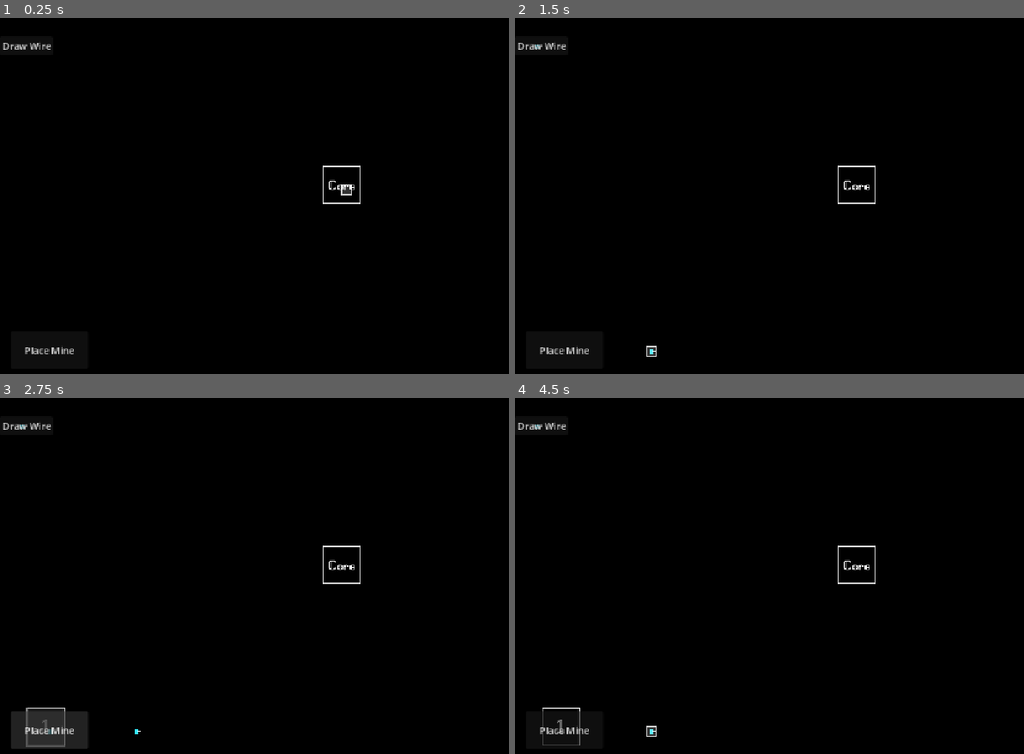
Above: before the commit, frames 1-4 (two rows, left to right).
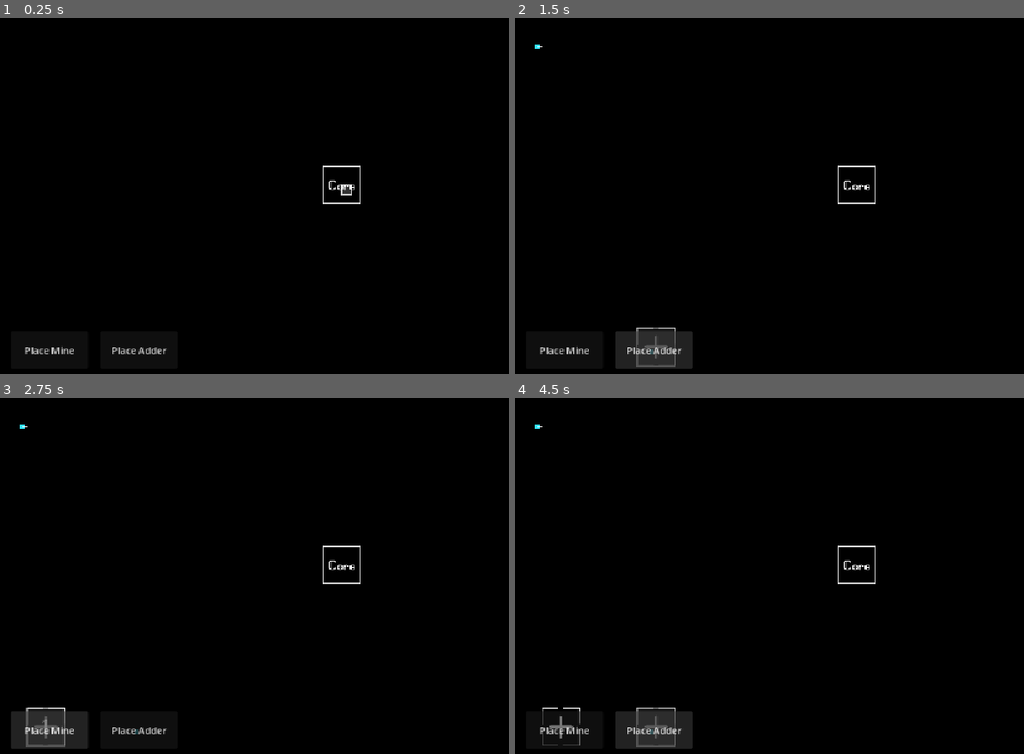
Above: after the commit, the same moments.

Repository: ast4rt3/math-matic
Game: Godot game, scene res://world.tscn
Same seed, same stepped clock (60 frames per second), same inputs: the game is played once before the commit and once after it.
Inputs (mouse positions are in pixels of both pictures, inside the frame that each line leads up to):
- Up to frame 1 (0.25 s): no input
- Up to frame 2 (1.5 s): click (540, 46) at 0.5 s, where only the run before the commit has a clickable "Draw Wire"; click (652, 349) at 1.25 s, where only the run after the commit has a clickable "Place Adder"
- Up to frame 3 (2.75 s): click "Place Mine" at 2 s
- Up to frame 4 (4.5 s): click "Place Mine" at 2.75 s; click (540, 426) at 3.5 s, where only the run before the commit has a clickable "Draw Wire"; click (652, 729) at 4.25 s, where only the run after the commit has a clickable "Place Adder"

The runs differ from the first frame. In frame 1, 0.3% of the frame differs, in the area x 0-33%, y 6-95%; in frame 2, 1.8%; in frame 3, 0.4%; in frame 4, 1.9%, in the area x 0-35%, y 6-99%.

Commit message:
Massive update added new building/factory THE ADDER

Diff:
--- /dev/null
+++ b/buildings/Adder.tscn
@@ -0,0 +1,20 @@
+[gd_scene format=3 uid="uid://c7w8w2x4f1b2c"]
+
+[ext_resource type="Texture2D" uid="uid://b6q3j7a4e8d9c" path="res://asset/adder.png" id="1_tex"]
+[ext_resource type="Script" uid="uid://d9f4f645831e9" path="res://buildings/adder.gd" id="2_scr"]
+
+[sub_resource type="RectangleShape2D" id="RectangleShape2D_add"]
+size = Vector2(64, 64)
+
+[node name="Adder" type="Node2D" unique_id=234234234]
+script = ExtResource("2_scr")
+
+[node name="Sprite" type="Sprite2D" parent="." unique_id=345345345]
+texture = ExtResource("1_tex")
+
+[node name="Clickarea" type="Area2D" parent="." unique_id=456456456]
+
+[node name="CollisionShape2D" type="CollisionShape2D" parent="Clickarea" unique_id=567567567]
+shape = SubResource("RectangleShape2D_add")
+
+[node name="OutputPort" type="Node2D" parent="." unique_id=678678678]
--- /dev/null
+++ b/buildings/adder.gd
@@ -0,0 +1,51 @@
+extends Node2D
+
+var input_queue: Array = []
+var output_value = null
+var output_ready: bool = false
+
+@onready var value_label = Label.new()
+
+func _ready():
+	value_label.text = ""
+	value_label.add_theme_font_size_override("font_size", 14)
+	value_label.horizontal_alignment = HORIZONTAL_ALIGNMENT_CENTER
+	value_label.vertical_alignment = VERTICAL_ALIGNMENT_CENTER
+	value_label.set_anchors_preset(Control.PRESET_FULL_RECT)
+	value_label.position = Vector2(-32, -32)
+	value_label.size = Vector2(64, 64)
+	value_label.z_index = 20
+	add_child(value_label)
+
+func receive(val: float):
+	input_queue.append(val)
+	_update_label()
+
+func _process(delta: float):
+	if not output_ready and input_queue.size() >= 2:
+		var a = input_queue.pop_front()
+		var b = input_queue.pop_front()
+		output_value = a + b
+		output_ready = true
+		_update_label()
+
+func can_receive() -> bool:
+	return input_queue.size() < 10
+
+func can_output() -> bool:
+	return output_ready
+
+func consume_output():
+	output_ready = false
+	output_value = null
+	_update_label()
+
+func _update_label():
+	if output_ready:
+		value_label.text = str(int(output_value)) if output_value == round(output_value) else str(output_value)
+	elif input_queue.size() == 1:
+		var v = input_queue[0]
+		var s = str(int(v)) if v == round(v) else str(v)
+		value_label.text = s + " + ?"
+	else:
+		value_label.text = ""
--- a/world.gd
+++ b/world.gd
@@ -3,7 +3,7 @@
 @onready var ground_layer: TileMapLayer = $GroundLayer
 @onready var core: Node2D = $Core
 
-enum State { IDLE, PLACING_MINE, DRAWING_WIRE, DELETING }
+enum State { IDLE, PLACING_MINE, PLACING_ADDER, DRAWING_WIRE, DELETING }
 var current_state: State = State.IDLE
 var tick_accumulator: float = 0.0
 var tick_rate: float = 0.4
@@ -18,6 +18,9 @@
 
 var mine_scene = preload("res://buildings/Mine.tscn")
 var mine_preview: Sprite2D = null
+
+var adder_scene = preload("res://buildings/Adder.tscn")
+var adder_preview: Sprite2D = null
 
 var preview_points: Array[Vector2i] = []
 var wire_renderer: Node2D
@@ -59,12 +62,8 @@
 		$UI.offset = Vector2.ZERO
 	if has_node("UI/MineButton"):
 		$UI/MineButton.pressed.connect(start_placing_mine)
-		var wire_btn = Button.new()
-		wire_btn.text = "Draw Wire"
-		wire_btn.name = "WireButton"
-		wire_btn.position = Vector2(0, $UI/MineButton.size.y + 10) if $UI/MineButton.size.y > 0 else Vector2(0, 40)
-		wire_btn.pressed.connect(start_drawing_wire)
-		$UI.add_child(wire_btn)
+	if has_node("UI/AdderButton"):
+		$UI/AdderButton.pressed.connect(start_placing_adder)
 
 	astar.region = Rect2i(-1600, -1600, 3200, 3200)
 	astar.cell_size = Vector2(4, 4)
@@ -145,6 +144,20 @@
 		mine_preview.texture = preload("res://asset/Miner.png")
 		mine_preview.modulate.a = 0.5
 		add_child(mine_preview)
+
+func start_placing_adder():
+	if current_state == State.PLACING_ADDER:
+		current_state = State.IDLE
+		if adder_preview:
+			adder_preview.queue_free()
+			adder_preview = null
+		return
+	current_state = State.PLACING_ADDER
+	if adder_preview == null:
+		adder_preview = Sprite2D.new()
+		adder_preview.texture = preload("res://asset/adder.png")
+		adder_preview.modulate.a = 0.5
+		add_child(adder_preview)
 
 func _input(event: InputEvent):
 	if event is InputEventMouseMotion:
@@ -178,12 +191,15 @@
 			if current_state == State.PLACING_MINE:
 				start_placing_mine()
 				return
+			if current_state == State.PLACING_ADDER:
+				start_placing_adder()
+				return
 			if current_state == State.DRAWING_WIRE:
 				start_drawing_wire()
 				return
 
 			var cell_4x4 = _pos_to_cell(world_pos)
-			if grid_data.has(cell_4x4) and grid_data[cell_4x4].type == "miner":
+			if grid_data.has(cell_4x4) and (grid_data[cell_4x4].type == "miner" or grid_data[cell_4x4].type == "adder"):
 				_delete_building(grid_data[cell_4x4].ref)
 				return
 
@@ -199,6 +215,11 @@
 				var snapped_pos = _snap_building(world_pos)
 				if _can_place_building(snapped_pos):
 					_place_mine(snapped_pos)
+				return
+			if current_state == State.PLACING_ADDER:
+				var snapped_pos = _snap_building(world_pos)
+				if _can_place_building(snapped_pos):
+					_place_adder(snapped_pos)
 				return
 			if current_state == State.IDLE:
 				start_drawing_wire()
@@ -219,7 +240,7 @@
 					elif i > 0:
 						dir = p - preview_points[i-1] # Keep last direction
 
-					if grid_data.has(cell) and (grid_data[cell].type == "core" or grid_data[cell].type == "miner"):
+					if grid_data.has(cell) and (grid_data[cell].type == "core" or grid_data[cell].type == "miner" or grid_data[cell].type == "adder"):
 						continue # Don't place wires inside buildings!
 
 					if not wire_grid.has(p):
@@ -245,11 +266,18 @@
 	_add_building_to_grid(mine, "miner")
 	_update_astar()
 
+func _place_adder(world_pos: Vector2):
+	var adder = adder_scene.instantiate()
+	adder.position = world_pos
+	add_child(adder)
+	_add_building_to_grid(adder, "adder")
+	_update_astar()
+
 func _delete_building(building: Node2D):
 	if building.name == "Core": return
 	var cells_to_erase = []
 	for c in grid_data:
-		if grid_data[c].type == "miner" and grid_data[c].ref == building:
+		if (grid_data[c].type == "miner" or grid_data[c].type == "adder") and grid_data[c].ref == building:
 			cells_to_erase.append(c)
 	for c in cells_to_erase:
 		grid_data.erase(c)
@@ -307,13 +335,21 @@
 
 				if grid_data.has(cell_4x4):
 					var b = grid_data[cell_4x4]
-					if b.type == "core" or b.type == "miner":
-						hit_building = true
-						if b.ref.has_method("receive"):
-							b.ref.receive(w.item.value)
-						if is_instance_valid(w.item.visual): w.item.visual.queue_free()
-						w.item = null
-						moved_any = true
+					if b.type == "core" or b.type == "miner" or b.type == "adder":
+						var can_receive = true
+						if b.ref.has_method("can_receive"):
+							can_receive = b.ref.can_receive()
+
+						if can_receive:
+							hit_building = true
+							if b.ref.has_method("receive"):
+								b.ref.receive(w.item.value)
+							if is_instance_valid(w.item.visual): w.item.visual.queue_free()
+							w.item = null
+							moved_any = true
+						else:
+							# If buffer is full, treat it as a blockage and keep the item on the wire
+							hit_building = true
 
 				if not hit_building and wire_grid.has(next_t):
 					var next_w = wire_grid[next_t]
@@ -336,14 +372,16 @@
 	var mouse_pos = get_global_mouse_position()
 	cursor_highlight.global_position = _snap_to_grid(mouse_pos) - Vector2(8, 8)
 	cursor_highlight.size = Vector2(16, 16)
-	cursor_highlight.visible = current_state != State.PLACING_MINE
-
-	if current_state == State.PLACING_MINE:
+	cursor_highlight.visible = current_state != State.PLACING_MINE and current_state != State.PLACING_ADDER
+
+	if current_state == State.PLACING_MINE or current_state == State.PLACING_ADDER:
 		building_highlight.global_position = _snap_building(mouse_pos) - Vector2(32, 32)
 		building_highlight.size = Vector2(64, 64)
 		building_highlight.visible = true
 		if mine_preview:
 			mine_preview.global_position = _snap_building(mouse_pos)
+		if adder_preview:
+			adder_preview.global_position = _snap_building(mouse_pos)
 	else:
 		building_highlight.visible = false
 
@@ -351,6 +389,7 @@
 	# Generate items from Miners into adjacent wires
 	for child in get_children():
 		if child.has_node("OutputPort") and child.name != "Core":
+			if child.has_method("can_output") and not child.can_output(): continue
 			var top_left = child.global_position - Vector2(32, 32)
 			# Find an adjacent wire tile pointing AWAY from the miner
 			var output_tiles = []
@@ -364,7 +403,17 @@
 			var valid_outputs = []
 			for t in output_tiles:
 				if wire_grid.has(t):
-					valid_outputs.append(t)
+					var w = wire_grid[t]
+					var next_t = t + w.dir
+					var next_pos = _wire_tile_to_pos(next_t)
+					var next_cell = _pos_to_cell(next_pos)
+
+					var points_into_me = false
+					if grid_data.has(next_cell) and grid_data[next_cell].ref == child:
+						points_into_me = true
+
+					if not points_into_me:
+						valid_outputs.append(t)
 
 			if valid_outputs.size() > 0:
 				if not miner_round_robin.has(child):
@@ -379,6 +428,7 @@
 						# Generate!
 						var val = 1.0
 						if "output_value" in child: val = child.output_value
+						if child.has_method("consume_output"): child.consume_output()
 						var lbl = Label.new()
 						lbl.text = str(int(val)) if val == round(val) else str(val)
 						lbl.add_theme_font_size_override("font_size", 12)
--- a/world.tscn
+++ b/world.tscn
@@ -77,3 +77,11 @@
 offset_bottom = 631.0
 action_mode = 0
 text = "Place Mine"
+
+[node name="AdderButton" type="Button" parent="UI"]
+offset_left = 168.0
+offset_top = 568.0
+offset_right = 298.0
+offset_bottom = 631.0
+action_mode = 0
+text = "Place Adder"
Binary file added: asset/adder.png
Not shown, added: asset/adder.png.import
Not shown, added: buildings/adder.gd.uid
